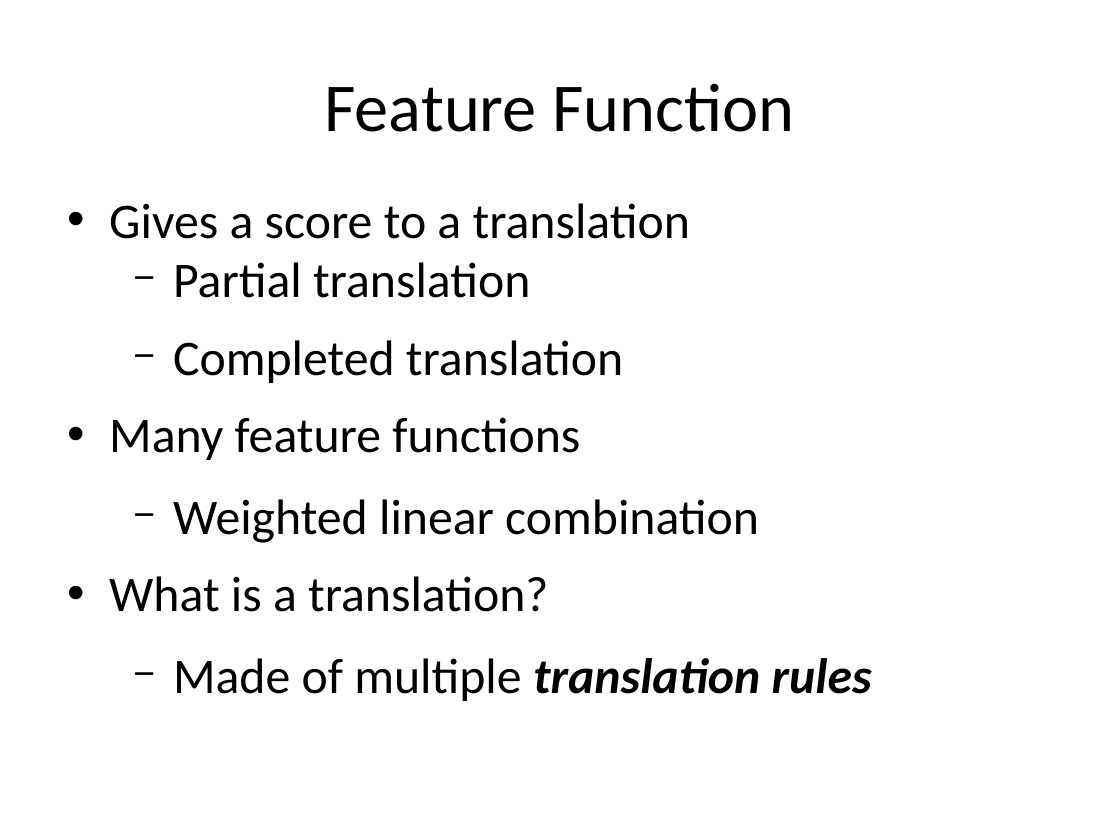
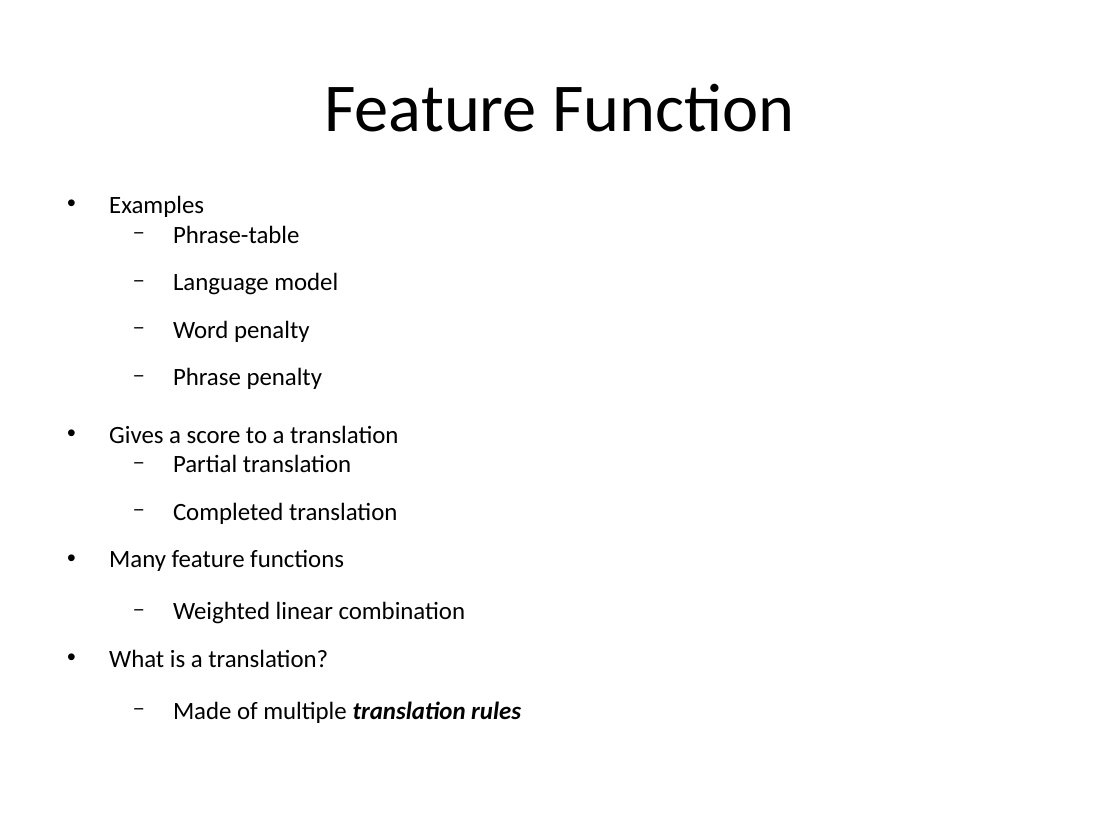
Before and after one commit to hieuhoang/papers, a slide deck: slide 2 of amta.2014/FeatureFunction.odp. Drawn at 1120x840 pixels with LibreOffice and Linux fonts; fonts in the diff are those of the drawing; background and template pictures are left out. Boxes give left, top, right and bottom in pixels: in the first picture for what was removed or moved away, otherwise in the second. Text is boxed around its words. In the diff, an @@ line names an element or a change of style, - is before the commit and + after.

Commit message:
feature functions

```diff
--- a/amta.2014/FeatureFunction.odp
+++ b/amta.2014/FeatureFunction.odp
@@ text at box(109, 195, 338, 389): paragraphs added @@
+• Examples
+  − Phrase-table
+  − Language model
+  − Word penalty
+  − Phrase penalty
@@ text at box(109, 425, 521, 723): size 32 to 16 pt in "Gives a score to a translation", "Partial translation", "Completed translation", "Many feature functions" and 3 more places @@
```
Also in this commit, not shown: 2 slides added, 1 slide removed.
